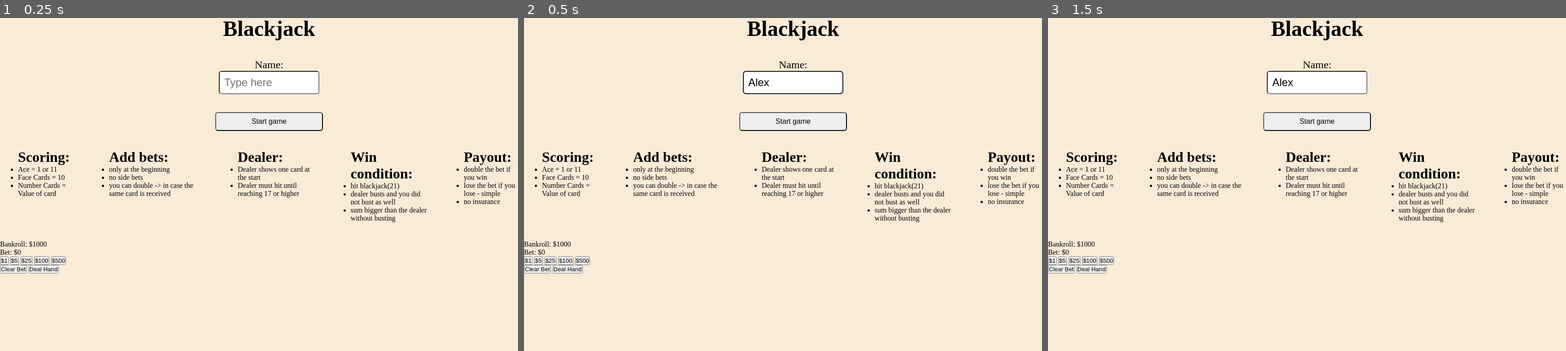
Above: before the commit, frames 1-3 (left to right).
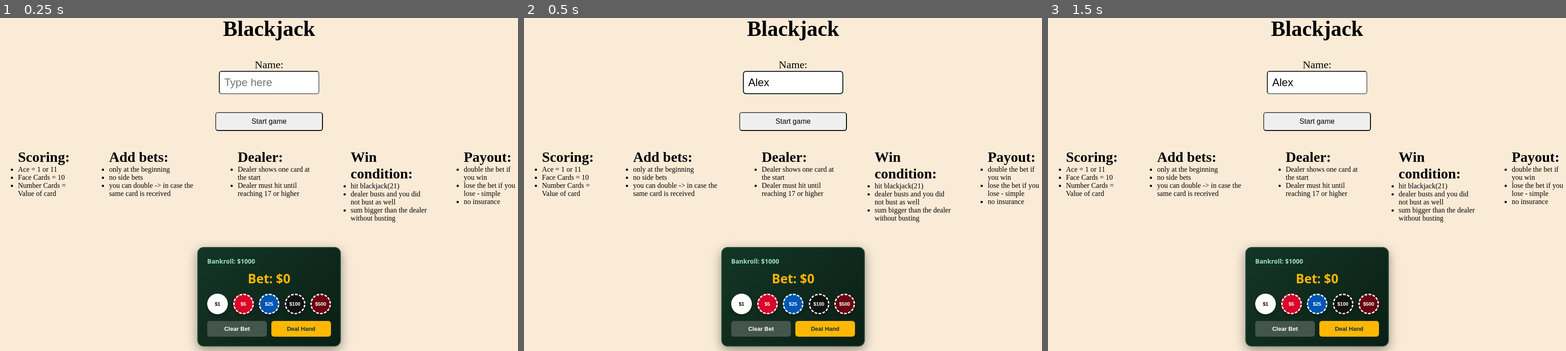
Above: after the commit, the same moments.

Repository: d-bogdan/Blackjack
Game: browser game, page index.html
The game is run twice, just before and just after one commit, with the same random seed, the same clock (stepped at 60 frames per second) and the same inputs.
Inputs (mouse positions are in pixels of both pictures, inside the frame that each line leads up to):
- Up to frame 1 (0.25 s): no input
- Up to frame 2 (0.5 s): click (793, 81) at 0.27 s; type "Alex" at 0.27 s
- Up to frame 3 (1.5 s): click "Start game" at 0.52 s; click "Deal Hand" at 0.77 s; click "$100" at 1.27 s

The runs differ from the first frame. In frame 1, 9.3% of the frame differs, in the area x 0-67%, y 66-100%; in frame 2, 9.3%; in frame 3, 9.3%.
Error before the commit: TypeError: Cannot read properties of null (reading 'append')
Error after the commit: ReferenceError: setupBettingSystem is not defined

Commit message:
added buttons

Diff:
--- a/Javascript js/script.js
+++ b/Javascript js/script.js
@@ -10,11 +10,15 @@
 let hidden;
 let deck;
 
-let canHit = true; //allows the player (you) to draw while yourSum <= 21
+let canHit = false; //allows the player (you) to draw while yourSum <= 21
+
+let currentBet = 0;
+let playerBalance = 1000;
 
 window.onload = function() {
     buildDeck();
     shuffleDeck();
+    setupBettingSystem();
     startGame();
 }
 
--- a/css/style.css
+++ b/css/style.css
@@ -45,3 +45,106 @@
     margin: 20px;
     padding: 20px;
 }
+
+.blackjack-bet-window {
+  background: linear-gradient(135deg, #143626 0%, #0a1f15 100%);
+  padding: 20px;
+  border-radius: 14px;
+  border: 2px solid #224d37;
+  width: 320px;
+  color: #ffffff;
+  font-family: system-ui, -apple-system, sans-serif;
+  margin: 15px auto;
+  box-shadow: 0 8px 24px rgba(0, 0, 0, 0.4);
+}
+.bj-stats-bar {
+  display: flex;
+  justify-content: space-between;
+  align-items: center;
+  font-size: 14px;
+}
+.bj-balance-box {
+    color: #a3e2c9;
+    font-weight: 600;
+}
+.bj-error-msg {
+    color: #ff5555;
+    font-weight: 700;
+    min-height: 18px;
+}
+.bj-total-bet-display {
+    font-size: 28px;
+    font-weight: 800;
+    text-align: center;
+    margin: 10px 0;
+    color: #ffb703;
+}
+.bj-chips-container {
+    display: flex;
+    justify-content: space-between;
+    gap: 6px;
+    margin: 15px 0;
+}
+.bj-chip {
+  width: 46px;
+  height: 46px;
+  border-radius: 50%;
+  border: 3px dashed #ffffff;
+  font-weight: 900;
+  font-size: 11px;
+  cursor: pointer;
+  display: flex;
+  justify-content: center;
+  align-items: center;
+  box-shadow: 0 4px 6px rgba(0, 0, 0, 0.3);
+  transition: transform 0.05s linear;
+}
+.bj-chip:active {
+    transform: scale(0.92);
+}
+.bj-chip-1   {
+    background-color: #ffffff;
+    color: #000000;
+}
+.bj-chip-5   {
+    background-color: #d90429;
+    color: #ffffff;
+}
+.bj-chip-25  {
+    background-color: #0056b3;
+    color: #ffffff;
+}
+.bj-chip-100 {
+    background-color: #111111;
+    color: #ffffff;
+}
+.bj-chip-500 {
+    background-color: #6a040f;
+    color: #ffffff;
+}
+.bj-action-controls {
+    display: flex;
+    gap: 10px;
+}
+.bj-btn {
+    flex: 1;
+    padding: 10px;
+    border: none;
+    border-radius: 6px;
+    font-weight: 700;
+    font-size: 13px;
+    cursor: pointer;
+}
+.bj-btn-clear {
+    background-color: #44554c;
+    color: #ffffff;
+}
+.bj-btn-deal {
+    background-color: #ffb703;
+    color: #023047;
+}
+.bj-btn-deal:disabled {
+    background-color: #2d3b34;
+    color: #61736a;
+    cursor: not-allowed;
+}
